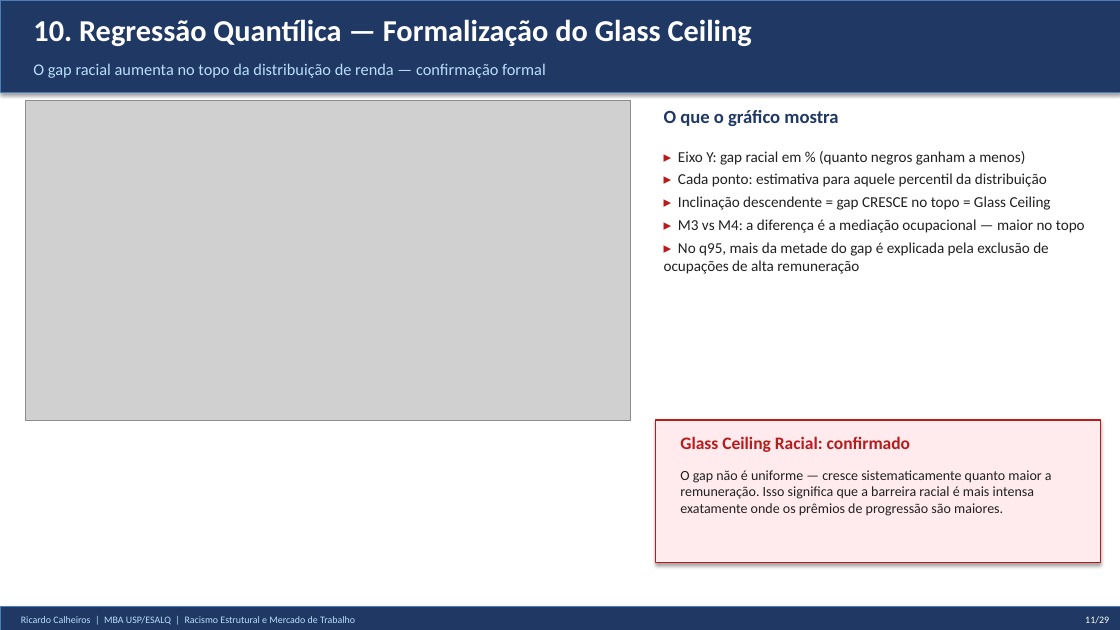
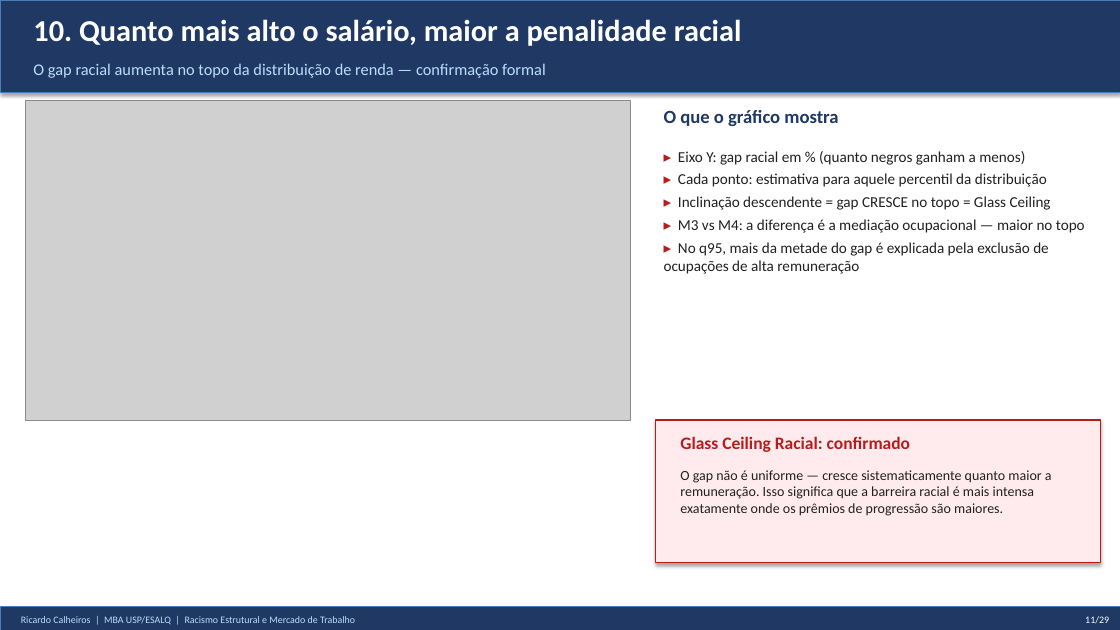
Before and after one commit to rickinrj-ux/ProjetoRacismoPNAD, a slide deck: slide 11 of entregaveis/apresentacao_tcc.pptx. Drawn at 1120x630 pixels with LibreOffice and Linux fonts; fonts in the diff are those of the drawing; grey boxes stand for pictures. Boxes give left, top, right and bottom in pixels: in the first picture for what was removed or moved away, otherwise in the second. Text is boxed around its words. In the diff, an @@ line names an element or a change of style, - is before the commit and + after.

```diff
--- a/entregaveis/apresentacao_tcc.pptx
+++ b/entregaveis/apresentacao_tcc.pptx
@@ text at <box>33,19,742,46</box>: text changed @@
-10. Regressão Quantílica — Formalização do Glass Ceiling
+10. Quanto mais alto o salário, maior a penalidade racial
```
Also in this commit, not shown: 18 other slides changed, 15 other files.
